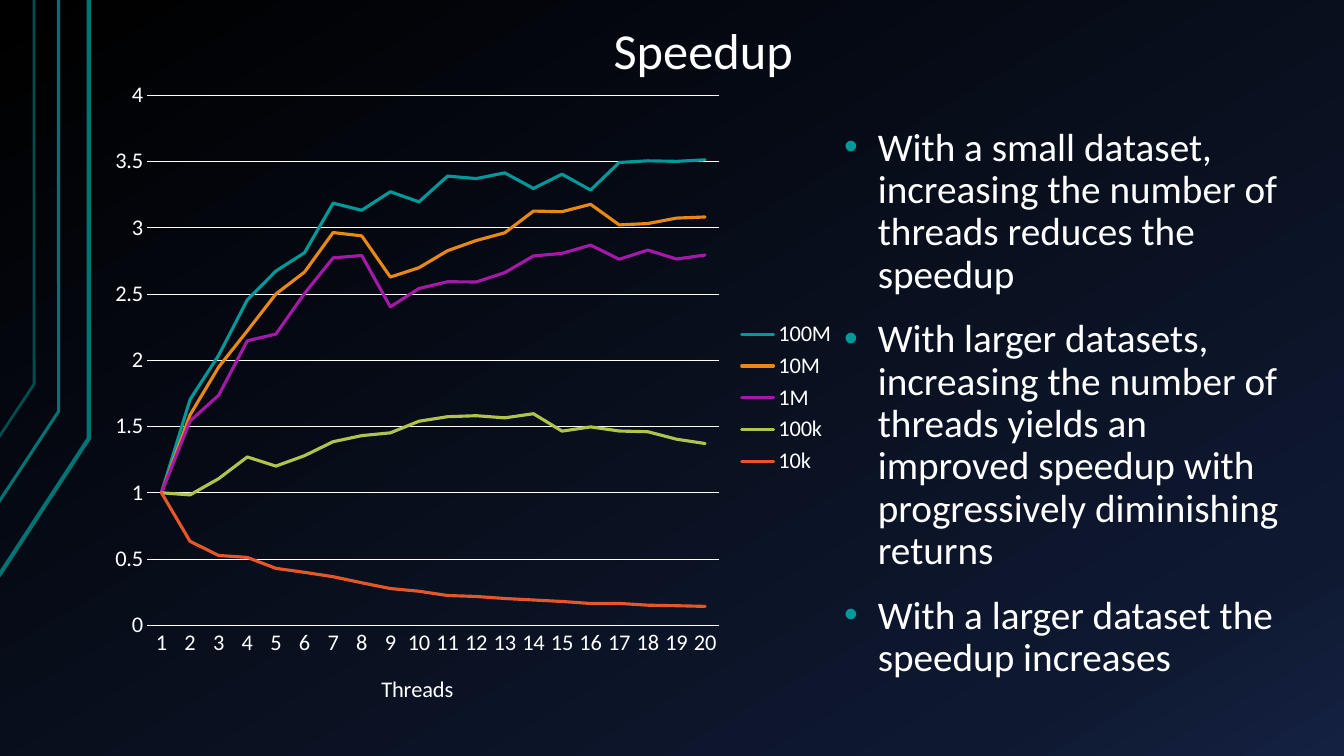
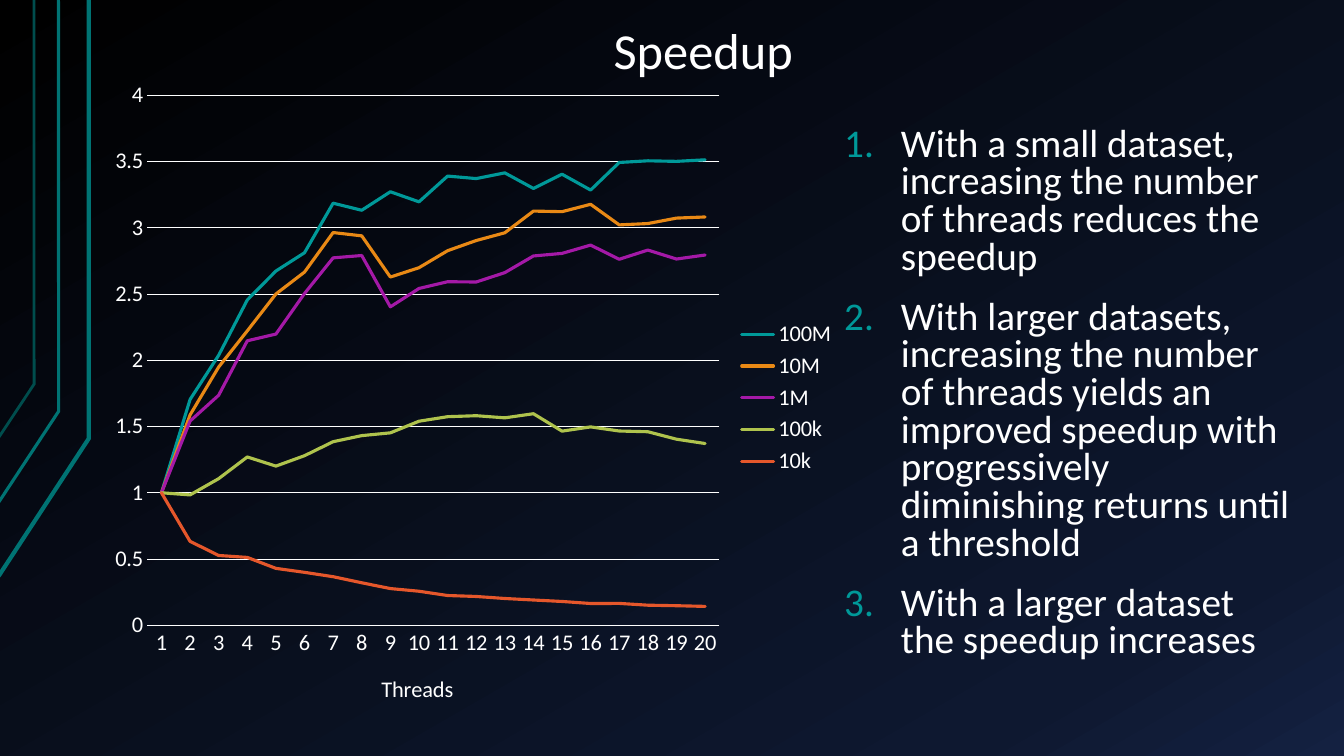
Before and after one commit to glmquint/K-Means-local, a slide deck: slide 6 of documentazione/presentazione.pptx (slide 7 before the commit). Drawn at 1344x756 pixels with LibreOffice and Linux fonts; fonts in the diff are those of the drawing. Boxes give left, top, right and bottom in pixels: in the first picture for what was removed or moved away, otherwise in the second. Text is boxed around its words. In the diff, an @@ line names an element or a change of style, - is before the commit and + after.

Commit message:
work on presentation

```diff
--- a/documentazione/presentazione.pptx
+++ b/documentazione/presentazione.pptx
@@ text at (x1=901, y1=129, x2=1259, y2=660): bullet • to 1.; line spacing 0.9 to 0.8 @@
@@ text at (x1=901, y1=302, x2=1290, y2=557): text changed @@
-• With larger datasets, increasing the number of threads yields an improved speedup with progressively diminishing returns
+2. With larger datasets, increasing the number of threads yields an improved speedup with progressively diminishing returns until a threshold
```
Also in this commit, not shown: 2 other slides changed, 8 slides added, 3 slides removed, 6 other files.
